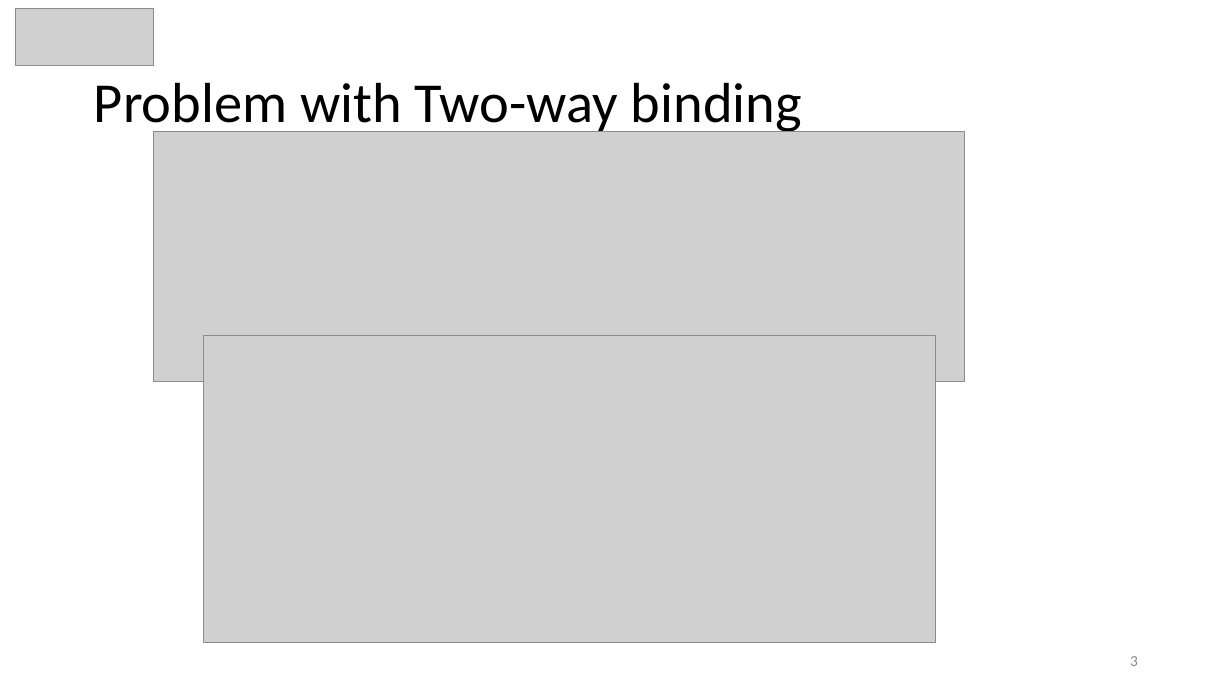
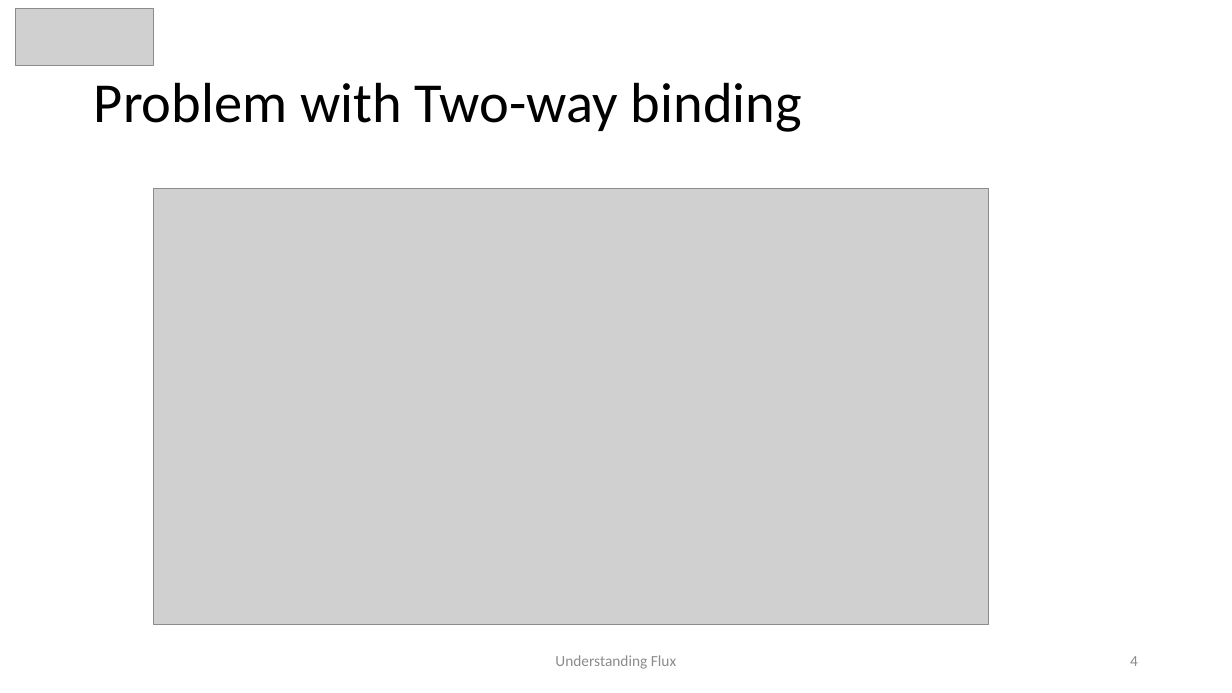
Before and after one commit to awahab29/samplealt, a slide deck: slide 4 of React.pptx (slide 3 before the commit). Drawn at 1232x693 pixels with LibreOffice and Linux fonts; fonts in the diff are those of the drawing; grey boxes stand for pictures. Boxes give left, top, right and bottom in pixels: in the first picture for what was removed or moved away, otherwise in the second. Text is boxed around its words. In the diff, an @@ line names an element or a change of style, - is before the commit and + after.

```diff
--- a/React.pptx
+++ b/React.pptx
@@ picture removed at (153, 131, 965, 382) @@
@@ picture: place and size @@
-picture at (203, 335, 936, 642)
+picture at (153, 189, 989, 625)
@@ text added at (555, 655, 676, 669), 12 pt, text #8C8C8C @@
+Understanding Flux
@@ page number at (1130, 656, 1138, 666): text changed @@
-3
+4
```
Also in this commit, not shown: 14 other slides changed, 7 slides added, 3 slides removed.
